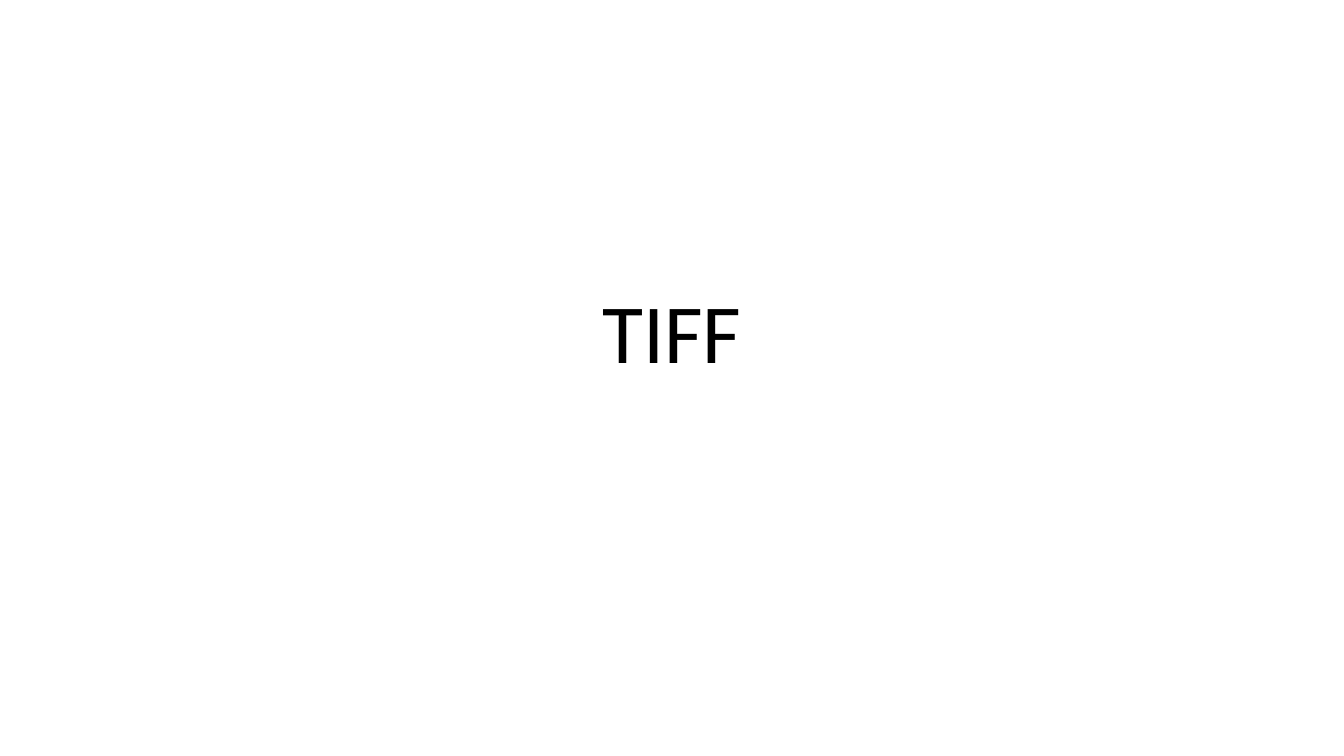
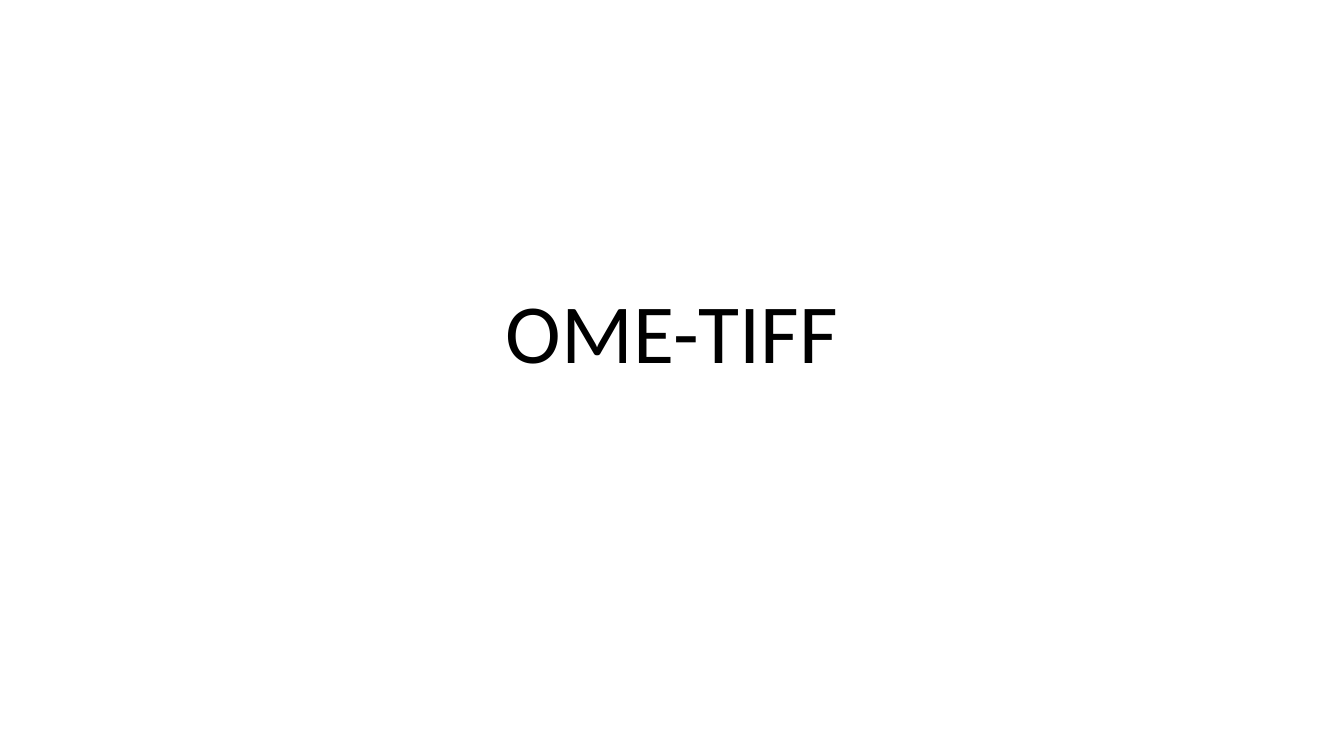
Before and after one commit to NEUBIAS/training-resources, a slide deck: slide 1 of figures/resources/tiff.pptx. Drawn at 1344x756 pixels with LibreOffice and Linux fonts; fonts in the diff are those of the drawing. Boxes give left, top, right and bottom in pixels: in the first picture for what was removed or moved away, otherwise in the second. Text is boxed around its words. In the diff, an @@ line names an element or a change of style, - is before the commit and + after.

Commit message:
Improve TIFF figure

```diff
--- a/figures/resources/tiff.pptx
+++ b/figures/resources/tiff.pptx
@@ title at (506, 308, 838, 364): text changed @@
-TIFF
+OME-TIFF
```
Also in this commit, not shown: 1 slide added, 1 slide removed, 2 other files.
